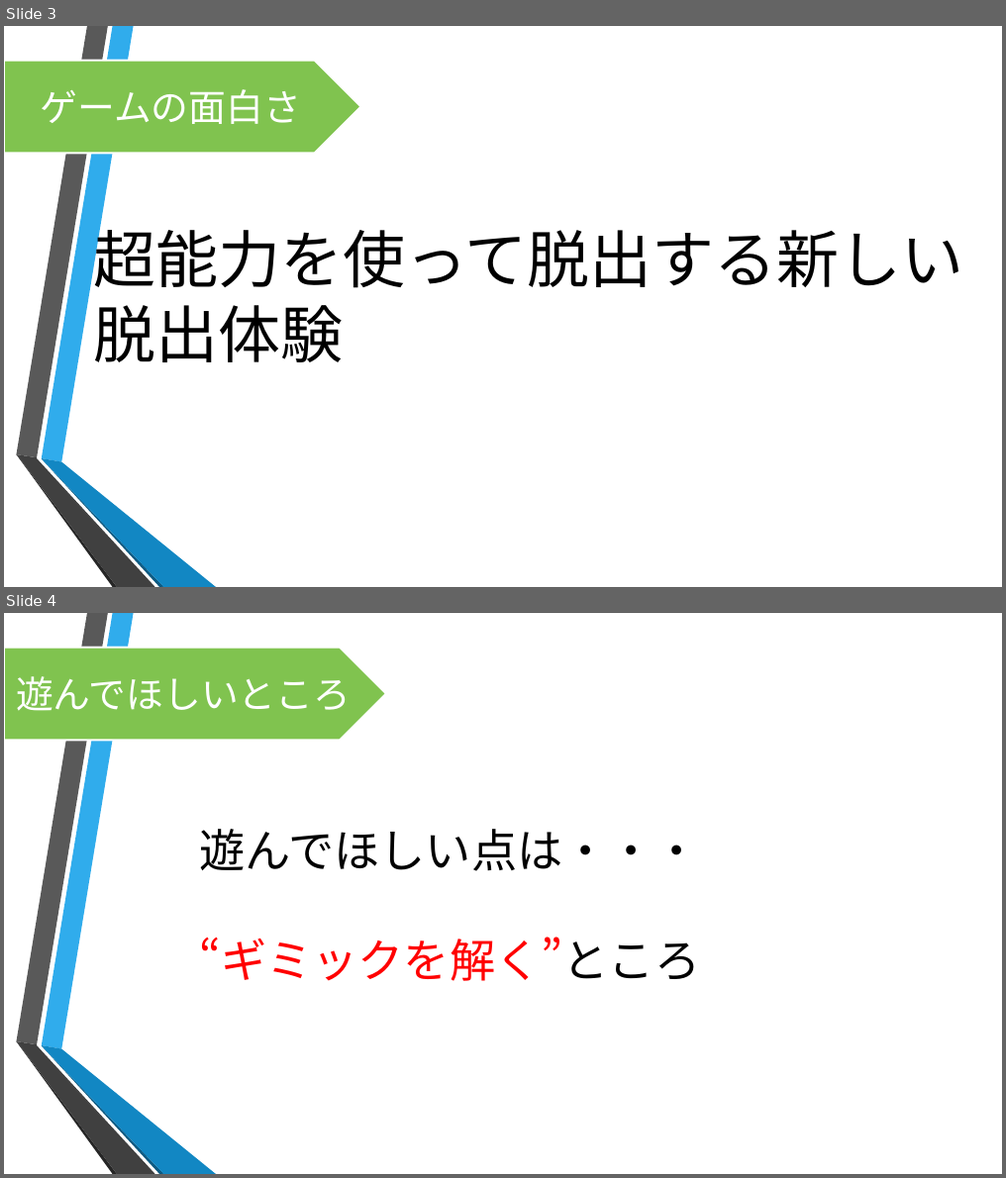
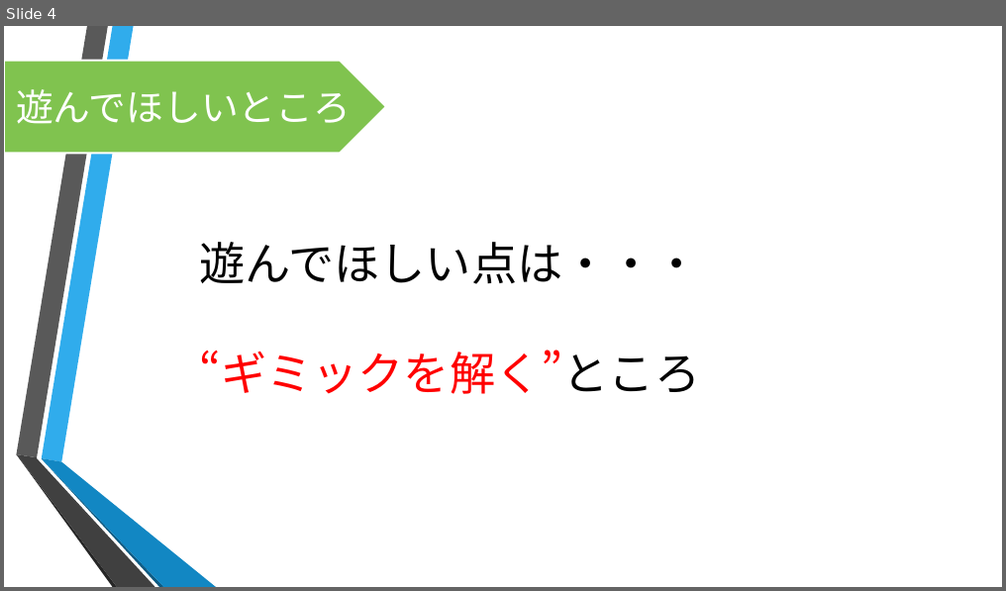
Before and after one commit to motoyaIto/TeamGifu, a slide deck: 超能力脱出劇_企画書.pptx. Shown one above the other, each under a label of ours: slides 3 and 4 before the commit, slide 4 after it. The pictures are 1006x1178 and 1006x591 pixels, drawn with LibreOffice and Linux fonts; fonts in the diff are those of the drawing; background and template pictures are left out. Boxes give left, top, right and bottom in pixels: in the first picture for what was removed or moved away, otherwise in the second. Text is boxed around its words. In the diff, an @@ line names an element or a change of style, - is before the commit and + after.

```diff
--- a/超能力脱出劇_企画書.pptx
+++ b/超能力脱出劇_企画書.pptx
@@ slide 3 removed at (4,26,1002,587), background picture (left out); not listed: 6 template elements that a slide beside it also shows @@
@@ pentagon arrow removed at (4,61,361,154) @@
-ゲームの面白さ
@@ text removed at (94,219,964,363) @@
-超能力を使って脱出する新しい
-脱出体験
```
Also in this commit, not shown: 1 slide changed, 1 slide added.
